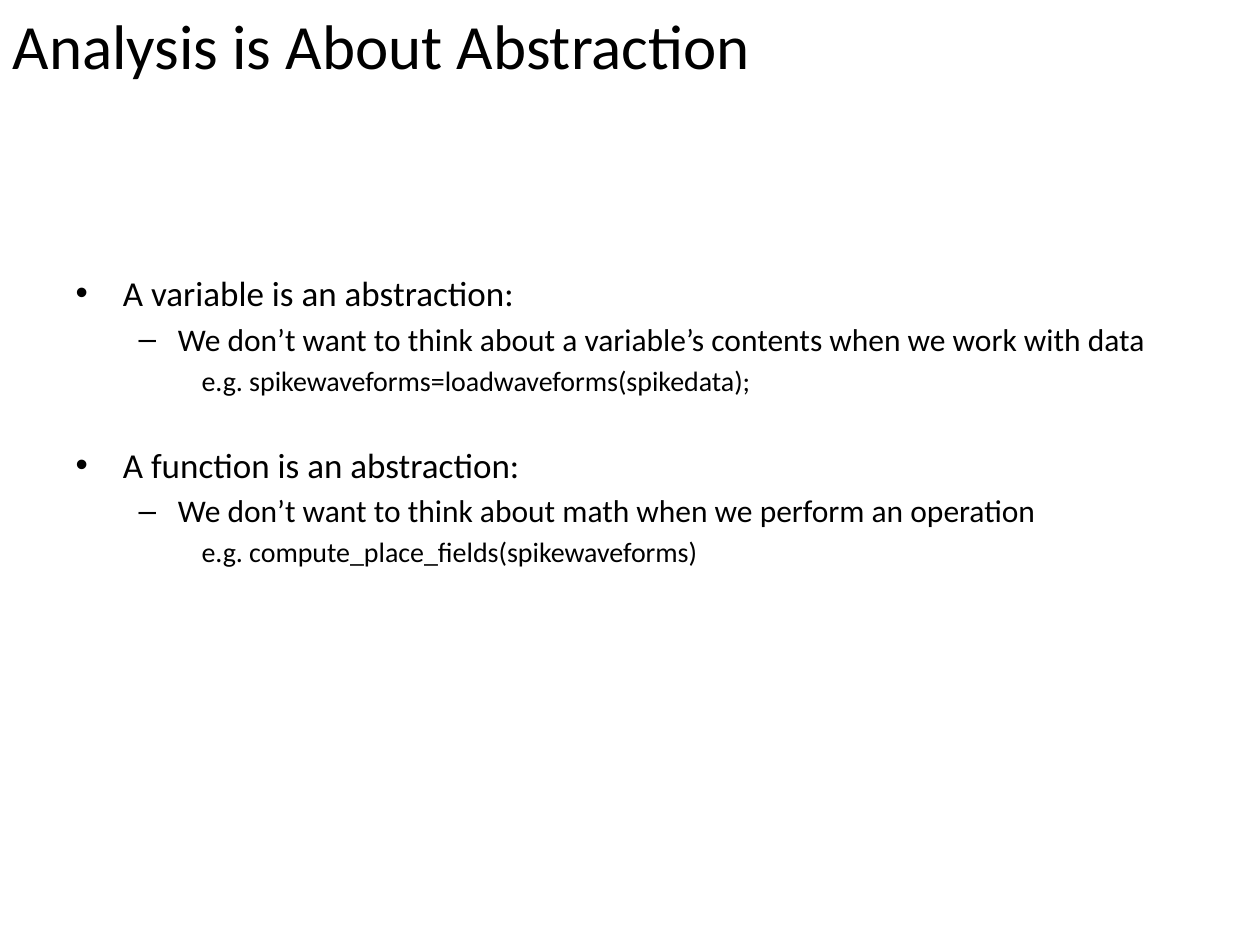
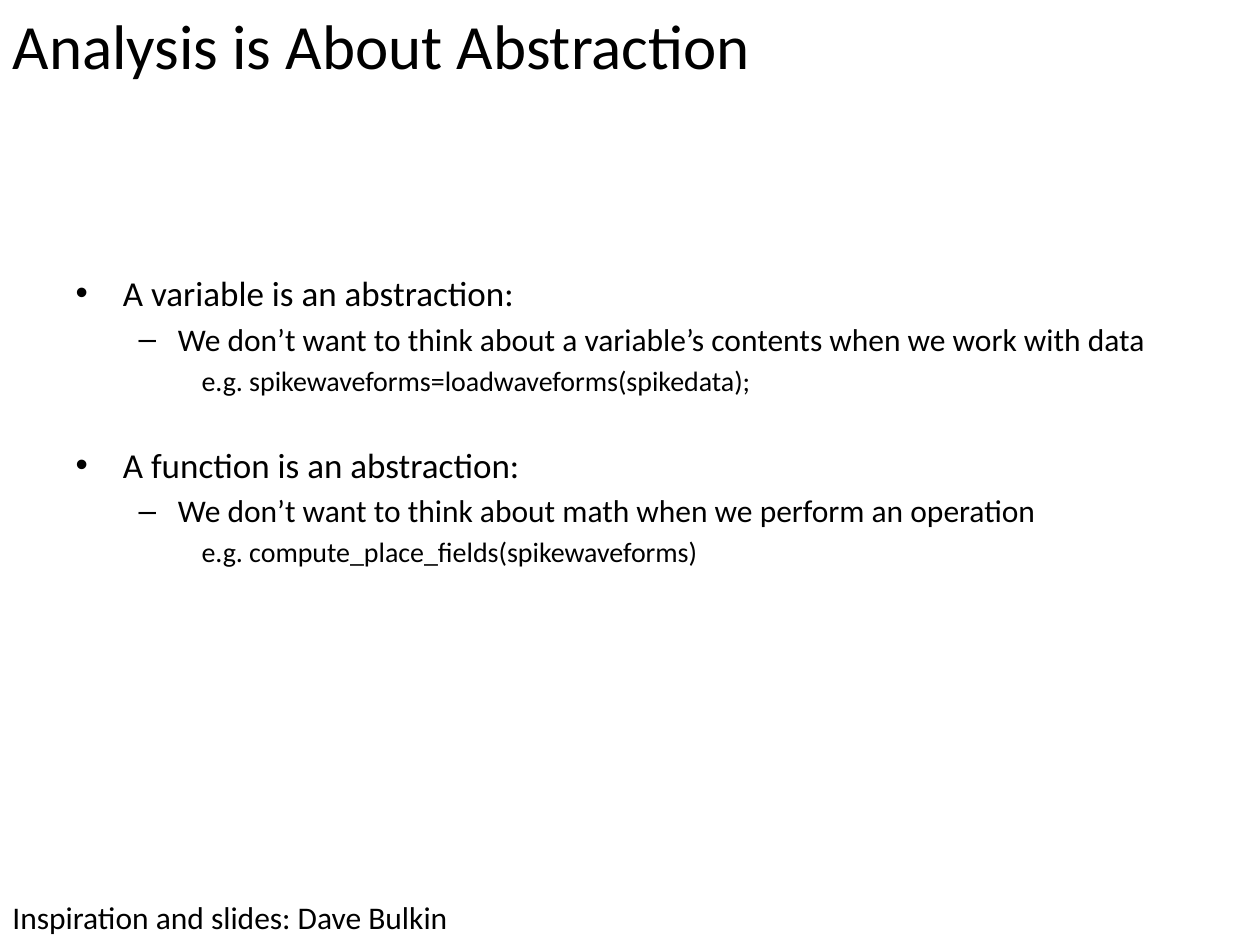
Before and after one commit to wmau/PythonForNeuro, a slide deck: slide 3 of Lecture1_Intro.pptx. Drawn at 1260x945 pixels with LibreOffice and Linux fonts; fonts in the diff are those of the drawing. Boxes give left, top, right and bottom in pixels: in the first picture for what was removed or moved away, otherwise in the second. Text is boxed around its words. In the diff, an @@ line names an element or a change of style, - is before the commit and + after.

Commit message:
Moved some text

```diff
--- a/Lecture1_Intro.pptx
+++ b/Lecture1_Intro.pptx
@@ text added at [12,907,447,934], 18 pt, text #000000 @@
+Inspiration and slides: Dave Bulkin
```
Also in this commit, not shown: 1 other slide changed.
